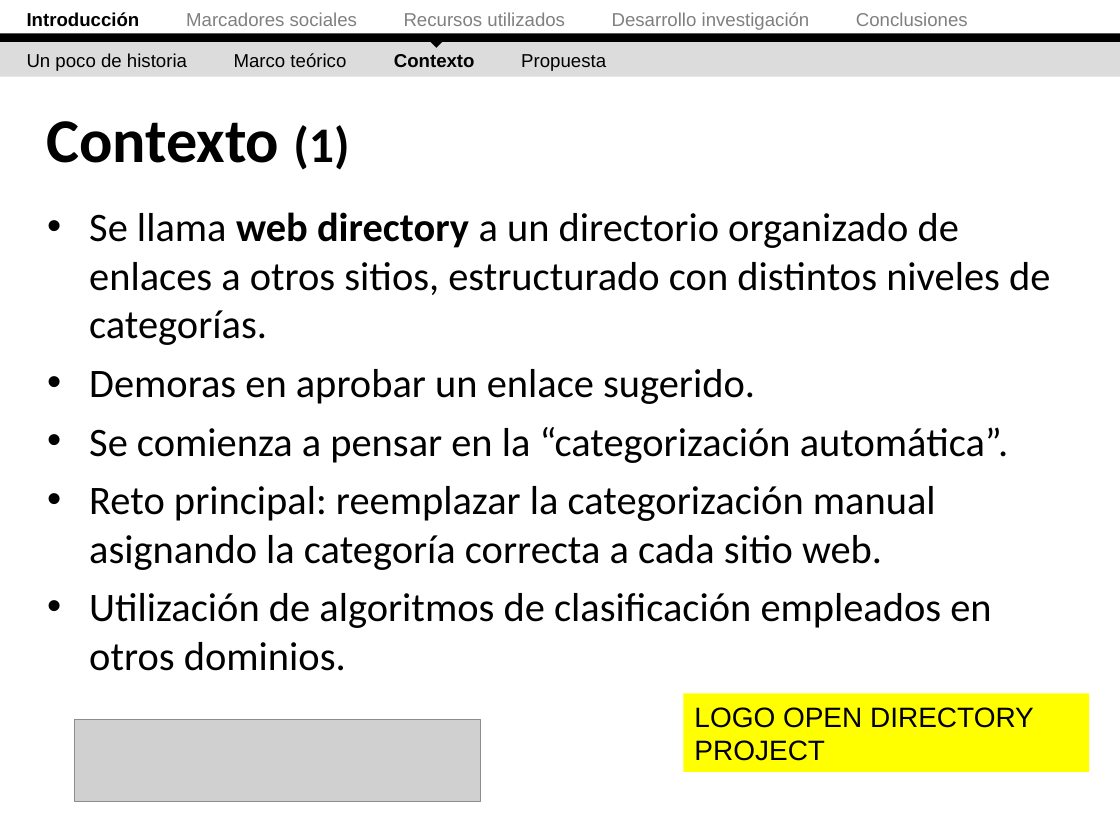
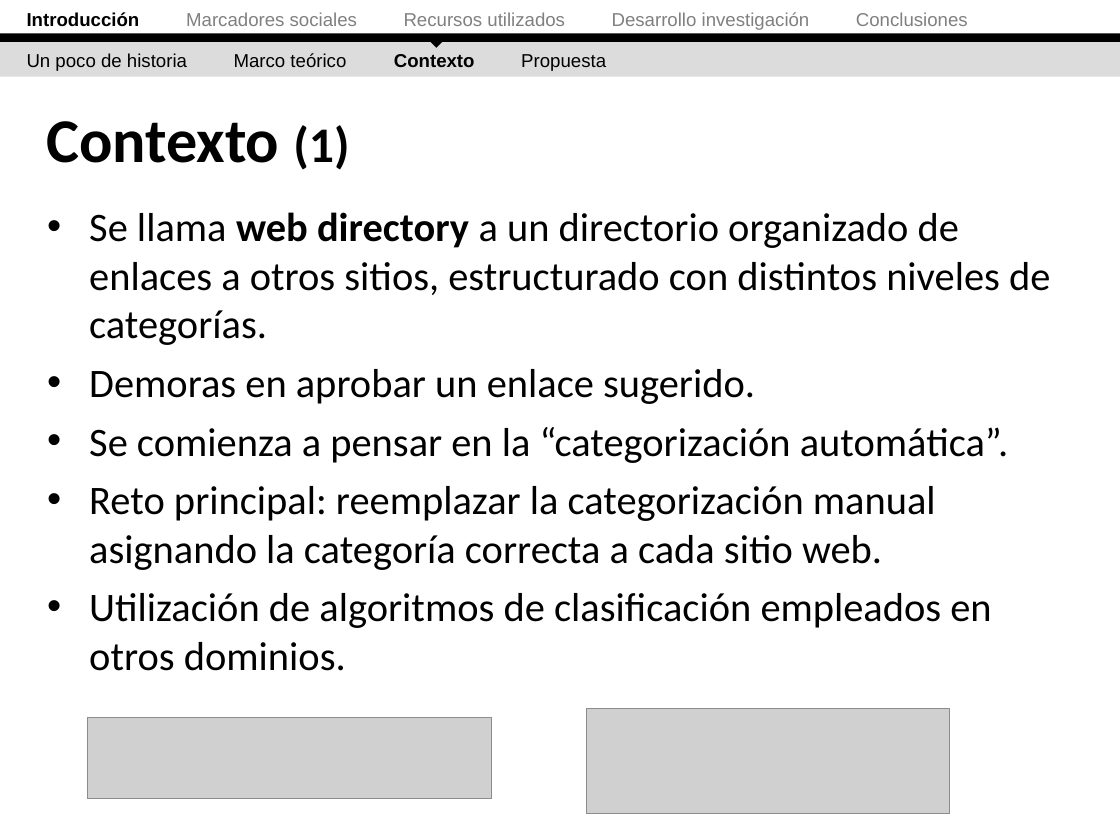
Before and after one commit to ak907kenai/nicotournetesis, a slide deck: slide 8 of docs_trunk/Presentación/Nicolás Tourné - Presentación Tesis (v2.1).ppt. Drawn at 1120x840 pixels with LibreOffice and Linux fonts; fonts in the diff are those of the drawing; grey boxes stand for pictures. Boxes give left, top, right and bottom in pixels: in the first picture for what was removed or moved away, otherwise in the second. Text is boxed around its words. In the diff, an @@ line names an element or a change of style, - is before the commit and + after.

```diff
--- a/docs_trunk/Presentación/Nicolás Tourné - Presentación Tesis (v2.1).ppt
+++ b/docs_trunk/Presentación/Nicolás Tourné - Presentación Tesis (v2.1).ppt
@@ picture: place and size @@
-picture at bbox=[75, 720, 480, 802]
+picture at bbox=[87, 718, 492, 800]
@@ picture added at bbox=[586, 709, 949, 814] @@
@@ rectangle removed at bbox=[683, 693, 1089, 772] @@
-LOGO OPEN DIRECTORY PROJECT
```
Also in this commit, not shown: 20 other slides changed, 6 slides added, 1 other file.
